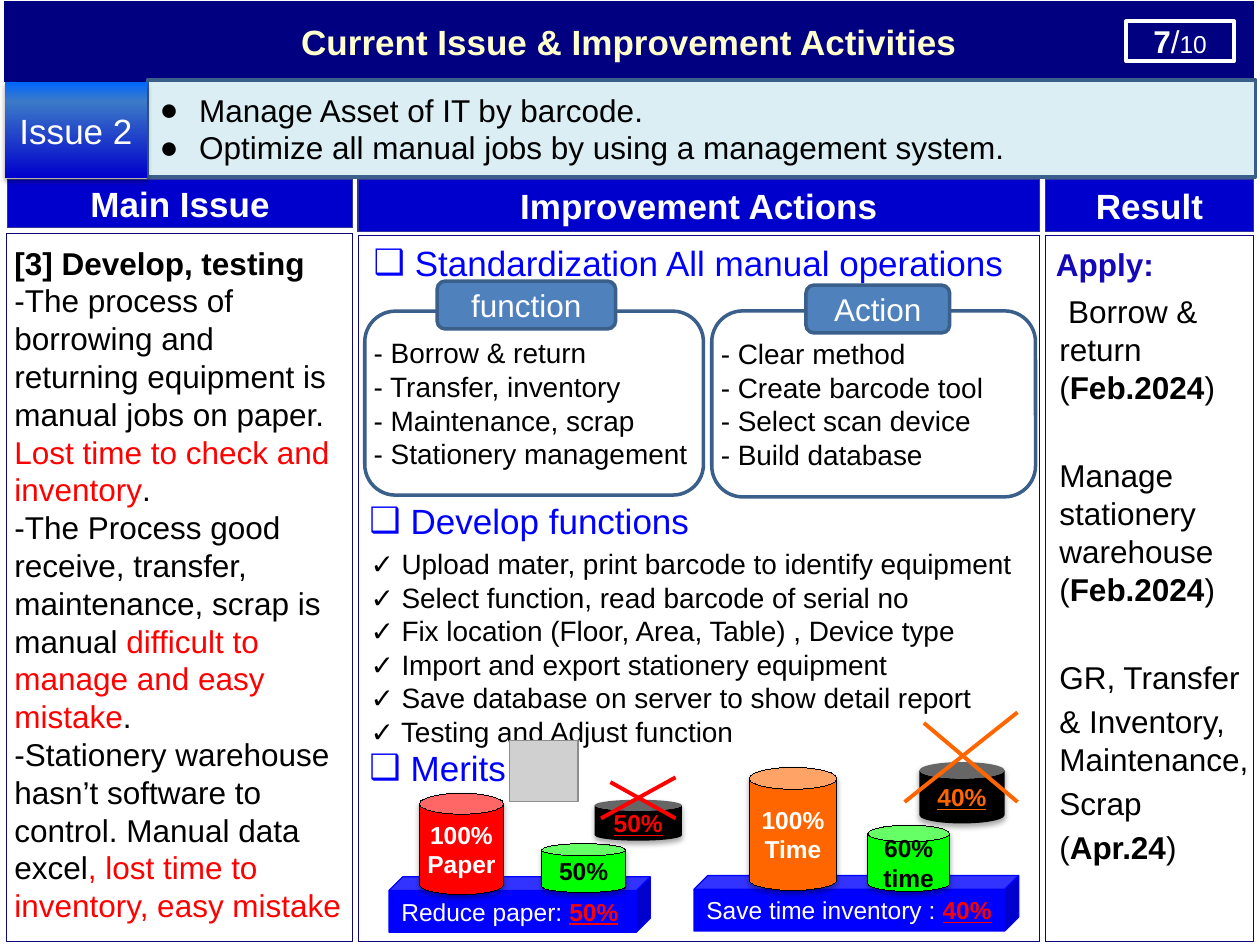
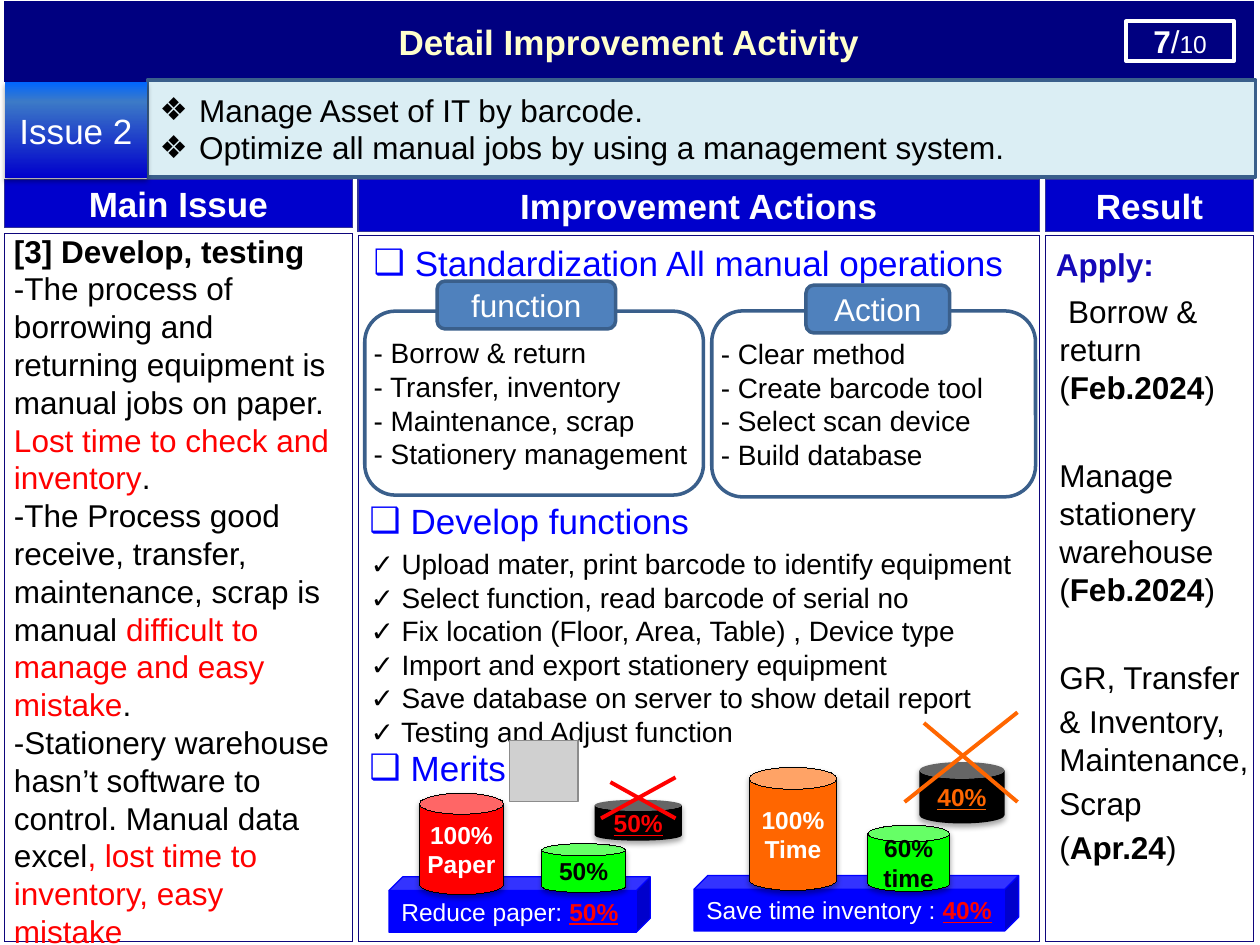
Before and after one commit to thietbicongnghevietnam/ReportPSNV, a slide deck: slide 8 of Report_test.pptx. Drawn at 1260x945 pixels with LibreOffice and Linux fonts; fonts in the diff are those of the drawing; grey boxes stand for pictures. Boxes give left, top, right and bottom in pixels: in the first picture for what was removed or moved away, otherwise in the second. Text is boxed around its words. In the diff, an @@ line names an element or a change of style, - is before the commit and + after.

```diff
--- a/Report_test.pptx
+++ b/Report_test.pptx
@@ text in rectangle at bbox=[399, 29, 858, 62]: text changed @@
-Current Issue & Improvement Activities
+Detail Improvement Activity
@@ rectangle "Manage Asset of IT by ..." at bbox=[147, 81, 1256, 178]: bullet ● to ❖ @@
@@ text "[3] Develop, testing" rewrapped from bbox=[14, 252, 340, 923] to bbox=[14, 240, 329, 944] @@
```
Also in this commit, not shown: 7 other slides changed.
